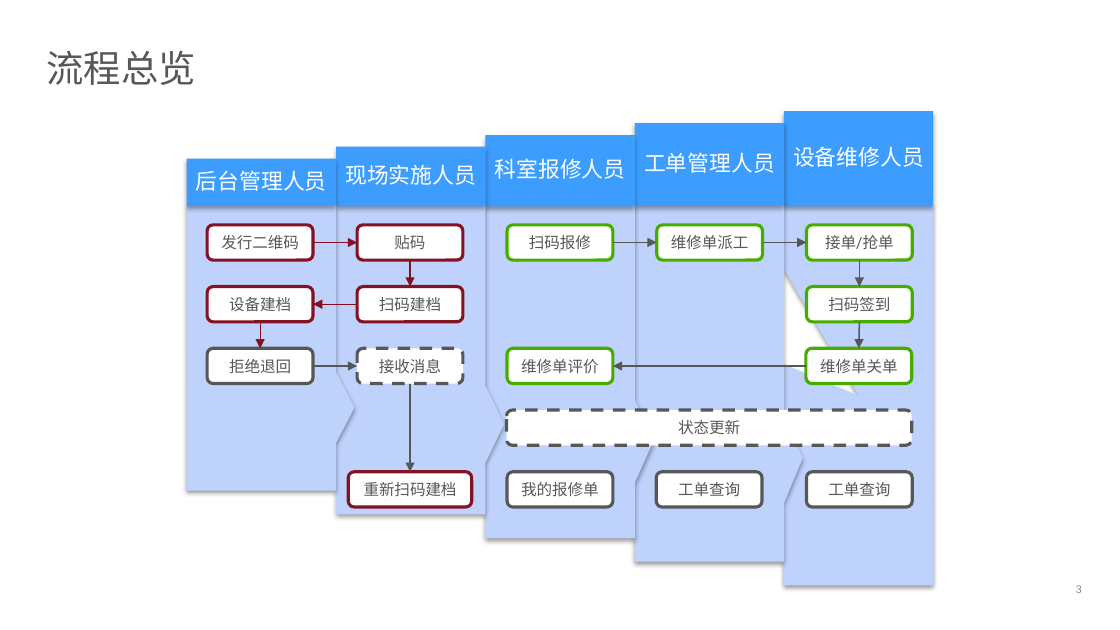
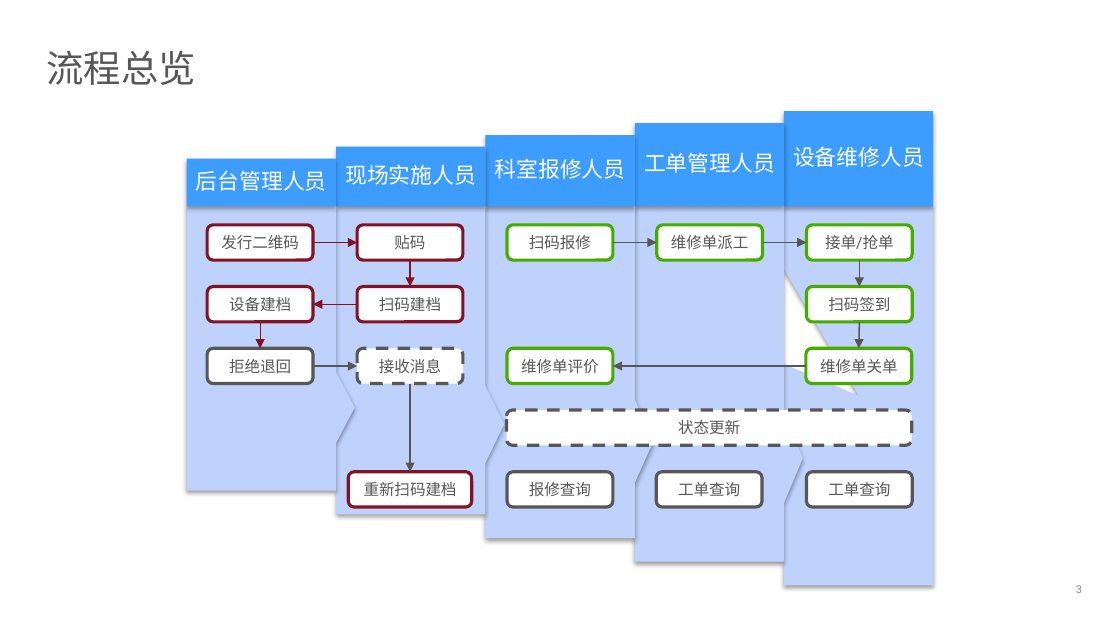
Before and after one commit to devhotmail/APMHome, a slide deck: slide 3 of Document/APM_userstories.pptx. Drawn at 1120x630 pixels with LibreOffice and Linux fonts; fonts in the diff are those of the drawing; background and template pictures are left out. Boxes give left, top, right and bottom in pixels: in the first picture for what was removed or moved away, otherwise in the second. Text is boxed around its words. In the diff, an @@ line names an element or a change of style, - is before the commit and + after.

```diff
--- a/Document/APM_userstories.pptx
+++ b/Document/APM_userstories.pptx
@@ text in rounded rectangle at (529, 482, 591, 496): text changed @@
-我的报修单
+报修查询
```
Also in this commit, not shown: 11 other slides changed.
